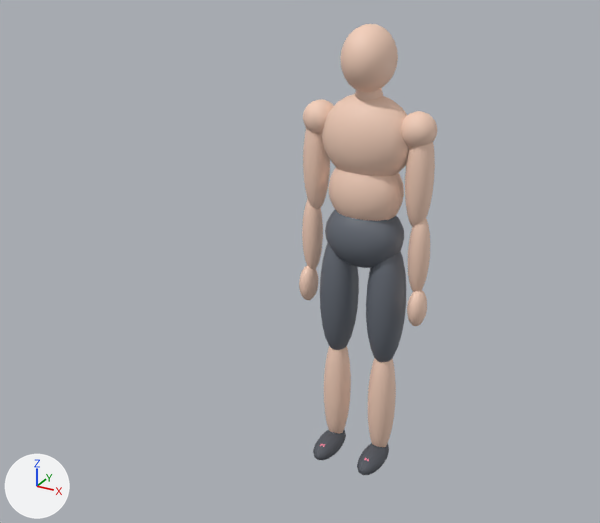
The glTF model public/models/squat.glb: old version first, new version second.
Both versions are drawn from a camera (50 mm lens) standing at (1.188, -2.662, 2.149) and looking at (-0.055, -0.402, 1.019). Arrows for +X, +Y and +Z are at lower left; the lights stay in place. The older version comes first.

Objects in the first picture: 'Human'.
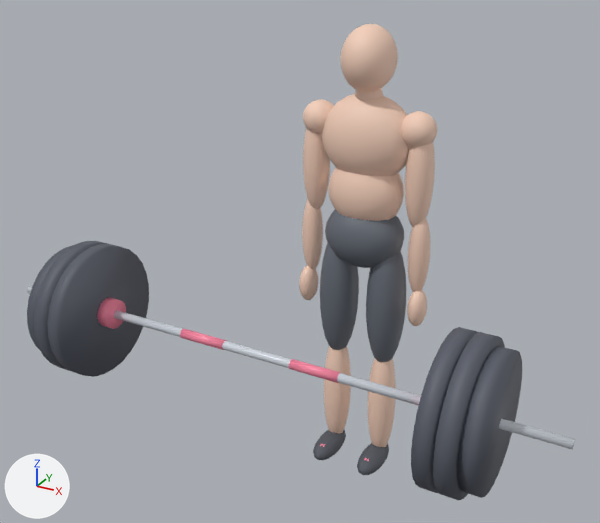
Scene script edits in JSON lines:
```json
{"op": "add", "block": "mat_bar_accent", "code": ["mat_bar_accent = principled_material('bar_accent')", "mat_bar_accent.base_color = (0.957, 0.247, 0.369)  # pink #fa88a4", "mat_bar_accent.roughness = 0.4"]}
{"op": "add", "block": "mat_steel", "code": ["mat_steel = principled_material('steel')", "mat_steel.base_color = (0.62, 0.66, 0.72)  # light grey #ced4dd", "mat_steel.roughness = 0.35"]}
{"op": "add", "block": "mat_plate", "code": ["mat_plate = principled_material('plate')", "mat_plate.base_color = (0.1, 0.11, 0.14)  # dark grey #595d69", "mat_plate.roughness = 0.6"]}
{"op": "add", "block": "me_cylinder", "code": ["me_cylinder = bpy.data.meshes.new('Cylinder')", "me_cylinder.from_pydata(...)  # 512 vertices, 980 faces; spans x -0.95..0.95, y -1.0..-0.55, z 0.64..1.09", "# faces by material slot: [92, 240, 648]", "me_cylinder.materials.append(mat_steel)  # light grey #ced4dd", "me_cylinder.materials.append(mat_bar_accent)  # pink #fa88a4", "me_cylinder.materials.append(mat_plate)  # dark grey #595d69"]}
{"op": "add", "block": "ob_bar", "code": ["ob_bar = bpy.data.objects.new('bar', me_cylinder)", "ob_bar.location = (0.0, 0.0, 0.0)"]}
```

Changed parts and their boxes [x1, y1, x2, y2] in the pictures (600 x 523 px):
```json
{"object": "bar", "change": "added", "after": [27, 241, 575, 500], "faces in mat_plate (dark grey #595d69)": [27, 241, 522, 500], "faces in mat_steel (light grey #ced4dd)": [27, 286, 575, 449], "faces in mat_bar_accent (pink #fa88a4)": [97, 297, 341, 383]}
```
